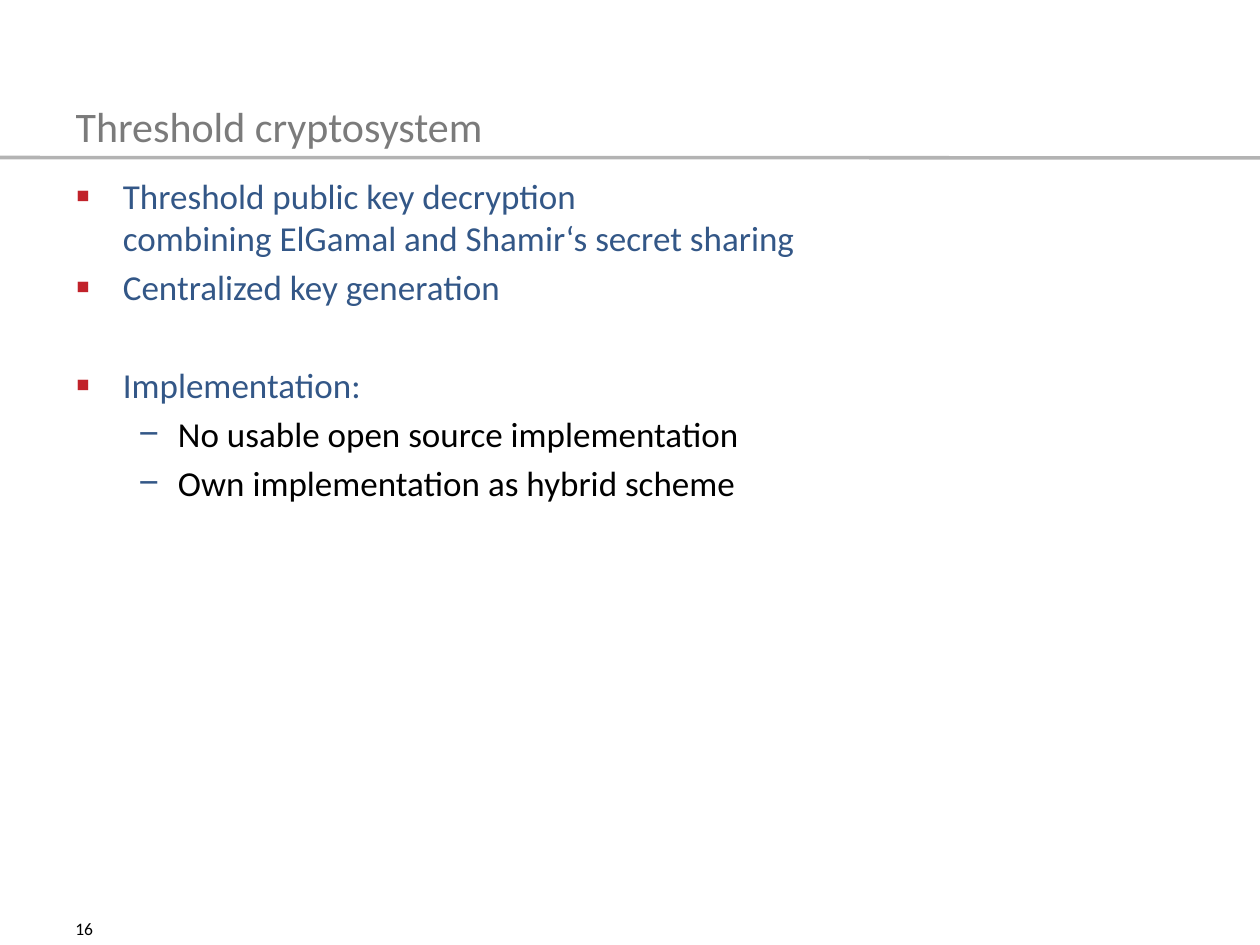
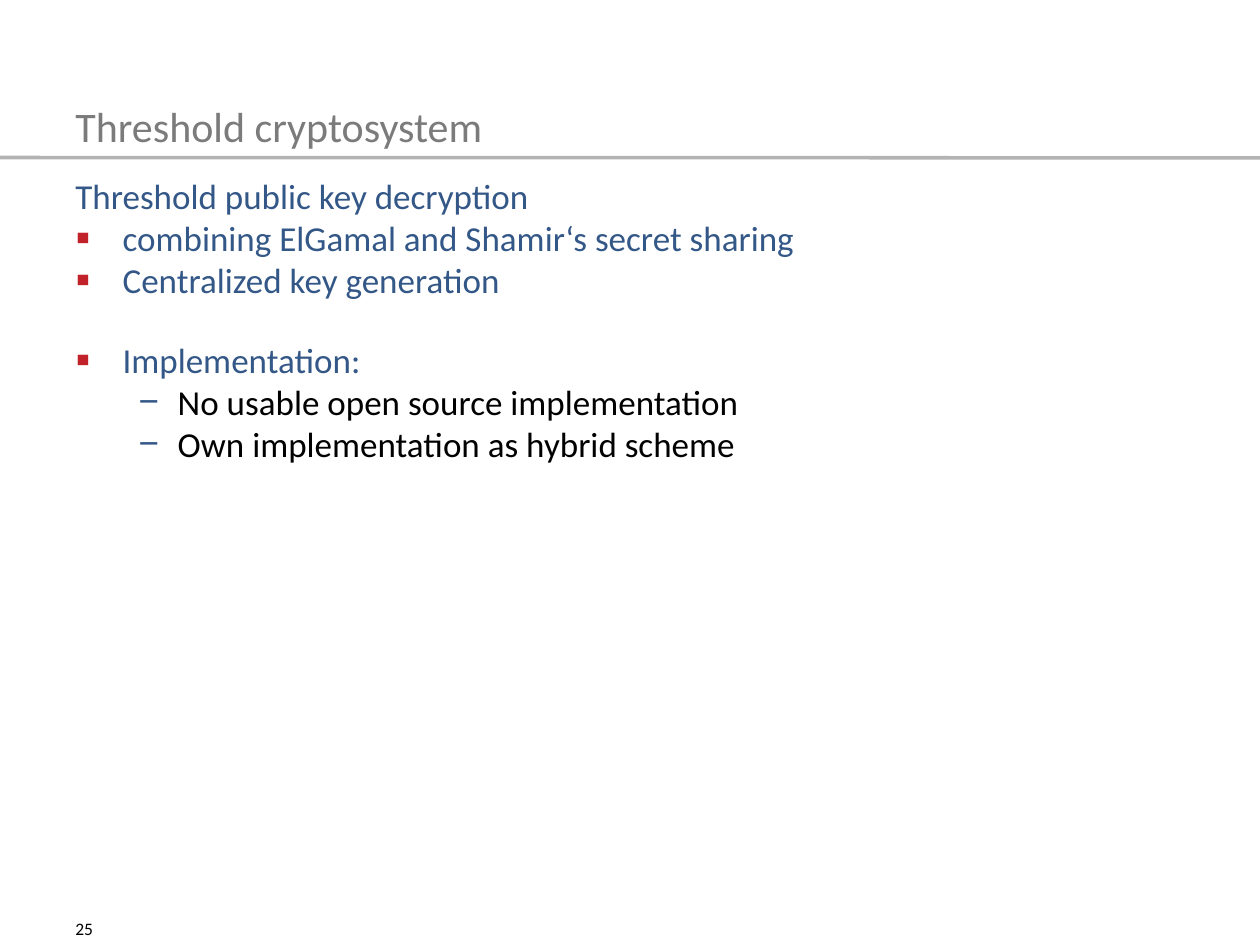
Before and after one commit to tompetersen/master-thesis, a slide deck: slide 25 of pet-con/Talk_PET_CON.odp (slide 16 before the commit). Drawn at 1260x945 pixels with LibreOffice and Linux fonts; fonts in the diff are those of the drawing. Boxes give left, top, right and bottom in pixels: in the first picture for what was removed or moved away, otherwise in the second. Text is boxed around its words. In the diff, an @@ line names an element or a change of style, - is before the commit and + after.

```diff
--- a/pet-con/Talk_PET_CON.odp
+++ b/pet-con/Talk_PET_CON.odp
@@ text at (75,184,794,257): text changed @@
-▪ Threshold public key decryption
-  combining ElGamal and Shamir‘s secret sharing
+Threshold public key decryption
+▪ combining ElGamal and Shamir‘s secret sharing
@@ text at (123,268,738,463): less space between paragraphs @@
@@ page number at (75,923,93,935): text changed @@
-16
+25
```
Also in this commit, not shown: 13 other slides changed, 10 slides added, 1 slide removed, 1 other file.
